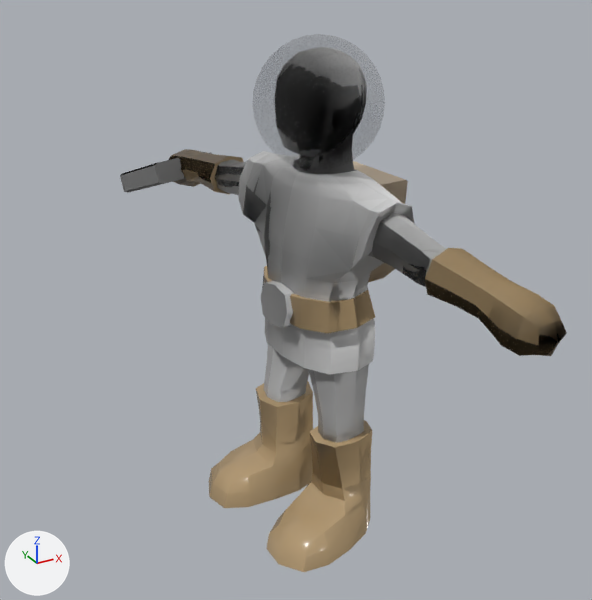
Two versions of the glTF model test/omnidude.glb, one commit apart.
Both versions are drawn from a 50 mm camera at (-0.695, -1.218, 1.027) aimed at (-0.02, 0.01, 0.413). Lighting does not change. The marker at lower left points along +X, +Y and +Z. Vertices at the same position are counted once.

In view in the first picture: 'Armor', 'Backpack', 'Ball', 'Belt', 'Boots', 'Cylinder', 'Gloves', 'Omnidude', 'Pistol'.
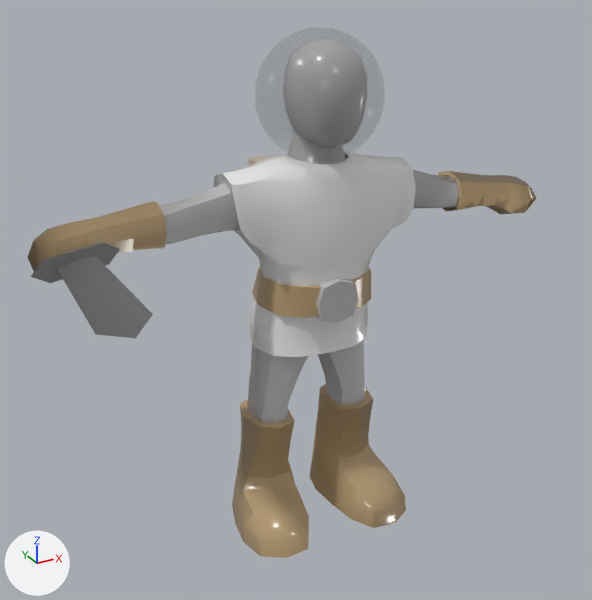
What differs and where, as boxes [x1, y1, x2, y2] in the pictures (592 x 600 px; the box of a moved part takes in the faces that stretch with it):
'Armor', reshaped (15% wider, 8% shorter)
    before: [238, 151, 414, 374]
    after: [213, 153, 416, 357]
'Boots', reshaped (7% wider, 9% shorter)
    before: [209, 381, 372, 572]
    after: [232, 384, 406, 558]
'Gloves', reshaped (28% wider, 51% shorter)
    before: [169, 149, 567, 356]
    after: [28, 171, 536, 271]
'Omnidude', reshaped (30% wider)
    before: [215, 160, 446, 443]
    after: [159, 153, 459, 423]
'Ball', reshaped
    before: [252, 34, 385, 170]
    after: [254, 27, 385, 161]
'ShortSword', added
    after: [31, 242, 153, 338]
'Belt', reshaped
    before: [262, 266, 375, 333]
    after: [252, 267, 371, 318]
'Pistol', deleted
    before: [120, 152, 212, 193]
'Backpack', reshaped
    before: [353, 161, 408, 282]
    after: [248, 155, 279, 166]
part 8 of me_mesh_9, moved or reshaped
    before: [261, 281, 293, 327]
    after: [316, 278, 358, 322]

The edits, one by one:
me_mesh_0 has 607 vertices, 1200 faces and spans x -0.179..0.117, y -0.523..0.446, z -0.031..0.759.
me_mesh_0 is used by ob_omnidude; location (0.0, 0.0, 0.0).
me_mesh_0 part 1: the whole mesh is multiplied about its middle by the matrix ((0.188, -0.982, -0.011), (0.982, 0.188, -0.012), (0.014, -0.008, 1.0)), then moved by (0.035, -0.001, 0.008).
me_mesh_2 has 20 vertices, 36 faces and spans x 0.029..0.158, y -0.109..0.058, z 0.461..0.656.
me_mesh_2 is used by ob_backpack; location (0.0, 0.0, 0.0).
me_mesh_2 part 2: the whole mesh is multiplied about its middle by the matrix ((0.188, -0.982, -0.011), (0.982, 0.188, -0.012), (0.014, -0.008, 1.0)), then moved by (-0.081, 0.11, 0.01).
me_mesh_4 has 482 vertices, 960 faces and spans x -0.114..0.102, y -0.15..0.065, z 0.673..0.889.
me_mesh_4 is used by ob_ball; location (0.0, 0.0, 0.0).
me_mesh_4 part 3: the whole mesh is multiplied about its middle by the matrix ((0.188, -0.982, -0.011), (0.982, 0.188, -0.012), (0.014, -0.008, 1.0)), then moved by (0.015, 0.022, 0.008).
me_mesh_5 has 187 vertices, 360 faces and spans x -0.084..0.086, y -0.223..0.14, z 0.32..0.68.
me_mesh_5 is used by ob_armor; location (0.0, 0.0, 0.0).
me_mesh_5 part 4: the whole mesh is multiplied about its middle by the matrix ((0.188, -0.982, -0.011), (0.982, 0.188, -0.012), (0.014, -0.008, 1.0)), then moved by (0.01, 0.032, 0.008).
me_mesh_6 has 116 vertices, 224 faces and spans x -0.113..0.122, y -0.529..0.452, z 0.502..0.637.
me_mesh_6 is used by ob_gloves; location (0.0, 0.0, 0.0).
me_mesh_6 part 5: the whole mesh is multiplied about its middle by the matrix ((0.188, -0.982, -0.011), (0.982, 0.188, -0.012), (0.014, -0.008, 1.0)), then moved by (0.004, 0.032, 0.008).
me_mesh_7 has 136 vertices, 264 faces and spans x -0.185..0.08, y -0.198..0.144, z -0.037..0.197.
me_mesh_7 is used by ob_boots; location (0.0, 0.0, 0.0).
me_mesh_7 part 6: the whole mesh is multiplied about its middle by the matrix ((0.188, -0.982, -0.011), (0.982, 0.188, -0.012), (0.014, -0.008, 1.0)), then moved by (0.045, -0.028, 0.008).
me_mesh_8 has 89 vertices, 144 faces and spans x -0.096..0.089, y -0.14..0.075, z 0.407..0.475.
me_mesh_8 is used by ob_belt; location (0.0, 0.0, 0.0).
me_mesh_8 part 7: the whole mesh is multiplied about its middle by the matrix ((0.188, -0.982, -0.011), (0.982, 0.188, -0.012), (0.014, -0.008, 1.0)), then moved by (0.006, 0.021, 0.008).
me_mesh_9 has 17 vertices, 24 faces and spans x -0.1033..-0.0728, y -0.0879..-0.0079, z 0.4026..0.4812.
me_mesh_9 is used by ob_cylinder; location (0.0, 0.0, 0.0).
me_mesh_9 part 8: the whole mesh is multiplied about its middle by the matrix ((0.188, -0.982, -0.011), (0.982, 0.188, -0.012), (0.014, -0.008, 1.0)), then moved by (0.0899, -0.0499, 0.0073).
Mesh me_mesh_1_1 is new.
It has 71 vertices, 138 faces and spans x -0.496..-0.362, y -0.352..0.086, z 0.56..0.61.
It uses material mat_metal (grey #7c7c7c).
Object 'Pistol' (ob_pistol) is deleted.
Object 'ShortSword' (ob_shortsword) is new; it shows me_mesh_1_1.
Its location is (0.0, 0.0, 0.0).
